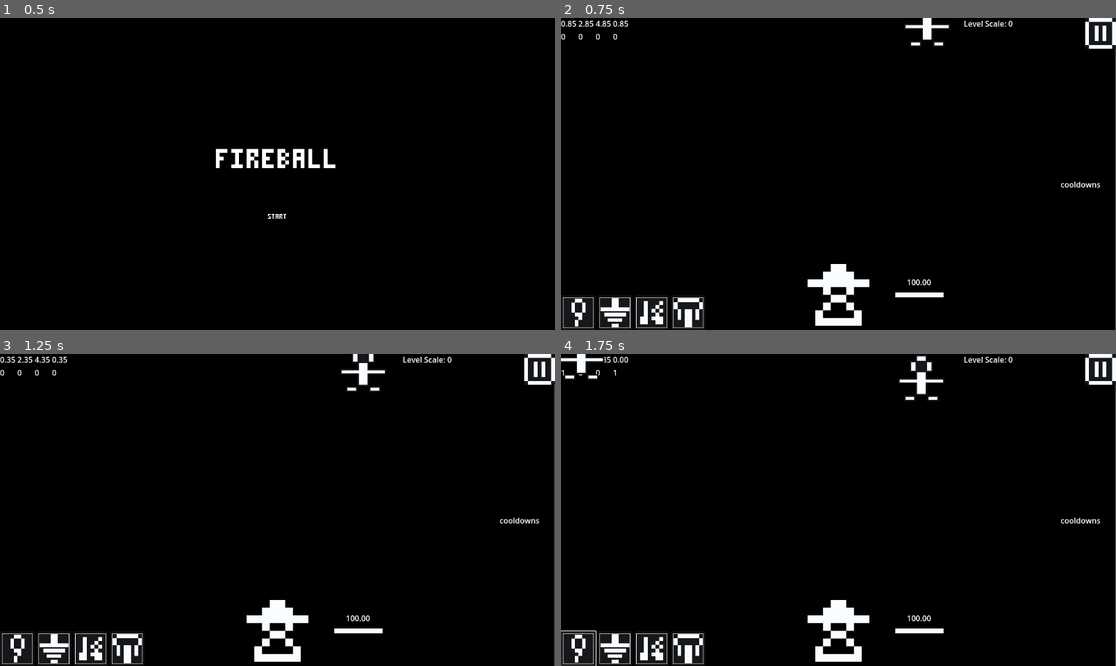
Above: before the commit, frames 1-4 (two rows, left to right).
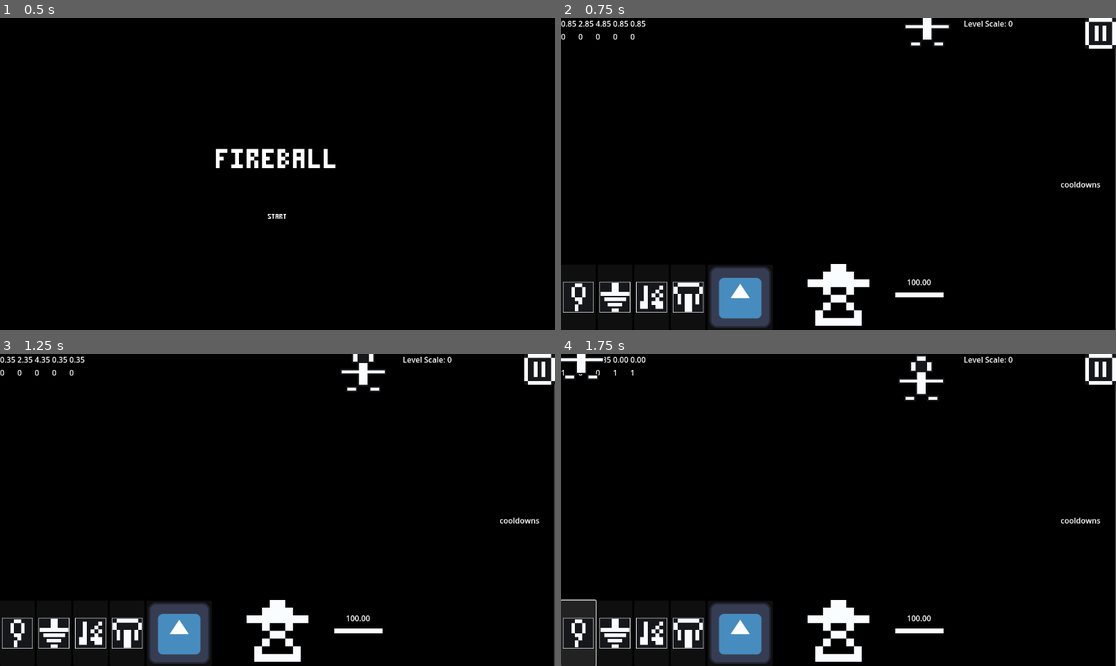
Above: after the commit, the same moments.

Repository: ThomasApplewhite/FIREBALL-Prototype
Game: Godot game, scene res://Source/GameScenes/MainMenu.tscn
Two runs of this game, one before a commit and one after it. Both use one fixed random seed, a clock stepped at 60 frames per second and the inputs below. The engine's default icon, where the game draws it, is replaced by a stand-in: a white triangle on a blue panel in a dark square.
Inputs (mouse positions are in pixels of both pictures, inside the frame that each line leads up to):
- Up to frame 1 (0.5 s): no input
- Up to frame 2 (0.75 s): click "[center]START[/center]" at 0.5 s
- Up to frame 3 (1.25 s): no input
- Up to frame 4 (1.75 s): click (577, 647) at 1.27 s

Frame 1 is identical in both runs. In frame 2, 4.3% of the frame differs, in the area x 0-38%, y 0-100%; in frame 3, 4.3%; in frame 4, 4.7%.

Commit message:
Ice Spike Behavior

Diff:
--- /dev/null
+++ b/Assets/Spells/IceSpike/ice_spike_frames.tres
@@ -0,0 +1,22 @@
+[gd_resource type="SpriteFrames" load_steps=4 format=3 uid="uid://ru55mtspsemq"]
+
+[ext_resource type="Texture2D" uid="uid://bi23ey7rnwkoi" path="res://icon.svg" id="1_vpbxw"]
+[ext_resource type="Texture2D" uid="uid://ckbkt1riqg5mw" path="res://Assets/Icons/ZapSpellIcon.png" id="2_7aqcj"]
+[ext_resource type="Texture2D" uid="uid://cfrvkiqia8orv" path="res://Assets/Icons/MagicTopSpellIcon.png" id="3_f6rrw"]
+
+[resource]
+animations = [{
+"frames": [{
+"duration": 1.0,
+"texture": ExtResource("1_vpbxw")
+}, {
+"duration": 1.0,
+"texture": ExtResource("2_7aqcj")
+}, {
+"duration": 1.0,
+"texture": ExtResource("3_f6rrw")
+}],
+"loop": true,
+"name": &"explode",
+"speed": 10.0
+}]
--- /dev/null
+++ b/Assets/Spells/SpellData/ice_spike_spell_data.tres
@@ -0,0 +1,16 @@
+[gd_resource type="Resource" script_class="SpellData" load_steps=4 format=3 uid="uid://c5am5y0te4v4c"]
+
+[ext_resource type="Texture2D" uid="uid://bi23ey7rnwkoi" path="res://icon.svg" id="1_1yfwh"]
+[ext_resource type="Script" path="res://Source/Utils/spell_data.gd" id="1_156ys"]
+[ext_resource type="PackedScene" uid="uid://bmkks4dtpsvug" path="res://Source/Spells/ice_spike.tscn" id="2_58l2r"]
+
+[resource]
+script = ExtResource("1_156ys")
+name = "Ice Spike"
+icon = ExtResource("1_1yfwh")
+packed_spell = ExtResource("2_58l2r")
+cooldown = 1.0
+global_cooldown_change = 1.0
+health_cost = 35.0
+damage = 200.0
+speed = 1500.0
--- a/Source/Player/player.tscn
+++ b/Source/Player/player.tscn
@@ -9,6 +9,7 @@
 [ext_resource type="PackedScene" uid="uid://xo43g1fmqpao" path="res://Source/SpellProvider/spell_provider.tscn" id="6_o616n"]
 [ext_resource type="Resource" uid="uid://cg4wpjso1mh2a" path="res://Assets/Spells/SpellData/twist_of_fate_spell_data.tres" id="7_7fv6f"]
 [ext_resource type="Resource" uid="uid://c2jqoxy3lnyv7" path="res://Assets/Spells/SpellData/fireball_spell_data.tres" id="8_gc8mr"]
+[ext_resource type="Resource" uid="uid://c5am5y0te4v4c" path="res://Assets/Spells/SpellData/ice_spike_spell_data.tres" id="9_cdxyn"]
 
 [sub_resource type="RectangleShape2D" id="RectangleShape2D_y4rvp"]
 size = Vector2(128, 128)
@@ -35,7 +36,7 @@
 position = Vector2(168, 0)
 
 [node name="SpellProvider" parent="." instance=ExtResource("6_o616n")]
-spell_datas = Array[Resource("res://Source/Utils/spell_data.gd")]([ExtResource("5_yasrn"), ExtResource("6_ensdb"), ExtResource("7_7fv6f"), ExtResource("8_gc8mr")])
+spell_datas = Array[Resource("res://Source/Utils/spell_data.gd")]([ExtResource("5_yasrn"), ExtResource("6_ensdb"), ExtResource("7_7fv6f"), ExtResource("8_gc8mr"), ExtResource("9_cdxyn")])
 
 [node name="HealthRegenerator" parent="." node_paths=PackedStringArray("health") instance=ExtResource("5_lb4yr")]
 health = NodePath("../HealthCounter")
--- /dev/null
+++ b/Source/Spells/ice_spike.gd
@@ -0,0 +1,40 @@
+extends Area2D
+
+@export
+var explode_anim_name = "explode"
+@export
+var explosion_shape : Shape2D
+
+@onready
+var spell_anim = $AnimatedSprite2D
+@onready
+var spell_func = $SpellFuncationality
+
+
+func explode(explosion_origin : Vector2):
+	spell_anim.play(explode_anim_name)
+
+	var hit_enemies = get_world_2d().direct_space_state.intersect_shape(CreateShape2DQueryParams(explosion_origin))
+	for hit_enemy in hit_enemies:
+		spell_func.spell_damage.damage_node(hit_enemy.collider)
+
+
+func CreateShape2DQueryParams(query_position : Vector2) -> PhysicsShapeQueryParameters2D:
+	var params = PhysicsShapeQueryParameters2D.new()
+	params.collision_mask = collision_mask
+	params.shape = explosion_shape
+	params.transform = Transform2D(0.0, query_position)
+	return params
+
+
+func _on_body_entered(body):
+	spell_func.spell_mover.spell_speed = 0.0
+	explode(body.position)
+
+
+func _on_animated_sprite_2d_animation_finished():
+	queue_free()
+
+
+func _on_animated_sprite_2d_animation_looped():
+	queue_free()
--- /dev/null
+++ b/Source/Spells/ice_spike.tscn
@@ -0,0 +1,29 @@
+[gd_scene load_steps=6 format=3 uid="uid://bmkks4dtpsvug"]
+
+[ext_resource type="PackedScene" uid="uid://bf7t2l6ea2juh" path="res://Source/Functionality/spell_funcationality.tscn" id="1_242ki"]
+[ext_resource type="Script" path="res://Source/Spells/ice_spike.gd" id="1_bgjfw"]
+[ext_resource type="SpriteFrames" uid="uid://ru55mtspsemq" path="res://Assets/Spells/IceSpike/ice_spike_frames.tres" id="3_vi2tt"]
+
+[sub_resource type="CircleShape2D" id="CircleShape2D_qg1br"]
+radius = 75.0
+
+[sub_resource type="RectangleShape2D" id="RectangleShape2D_d3qbf"]
+
+[node name="IceSpike" type="Area2D"]
+collision_layer = 0
+collision_mask = 2
+script = ExtResource("1_bgjfw")
+explosion_shape = SubResource("CircleShape2D_qg1br")
+
+[node name="SpellFuncationality" parent="." instance=ExtResource("1_242ki")]
+
+[node name="CollisionShape2D" type="CollisionShape2D" parent="."]
+shape = SubResource("RectangleShape2D_d3qbf")
+
+[node name="AnimatedSprite2D" type="AnimatedSprite2D" parent="."]
+sprite_frames = ExtResource("3_vi2tt")
+animation = &"explode"
+
+[connection signal="body_entered" from="." to="." method="_on_body_entered"]
+[connection signal="animation_finished" from="AnimatedSprite2D" to="." method="_on_animated_sprite_2d_animation_finished"]
+[connection signal="animation_looped" from="AnimatedSprite2D" to="." method="_on_animated_sprite_2d_animation_looped"]
Not shown, changed: Docs/Home/DevelopmentDocs/NiceToHaves.txt
Not shown, changed: Docs/Home/DevelopmentDocs/SpellDevelopmentToDos.txt
Not shown: 1 places in Source/Player/player.tscn that only renumber resources
